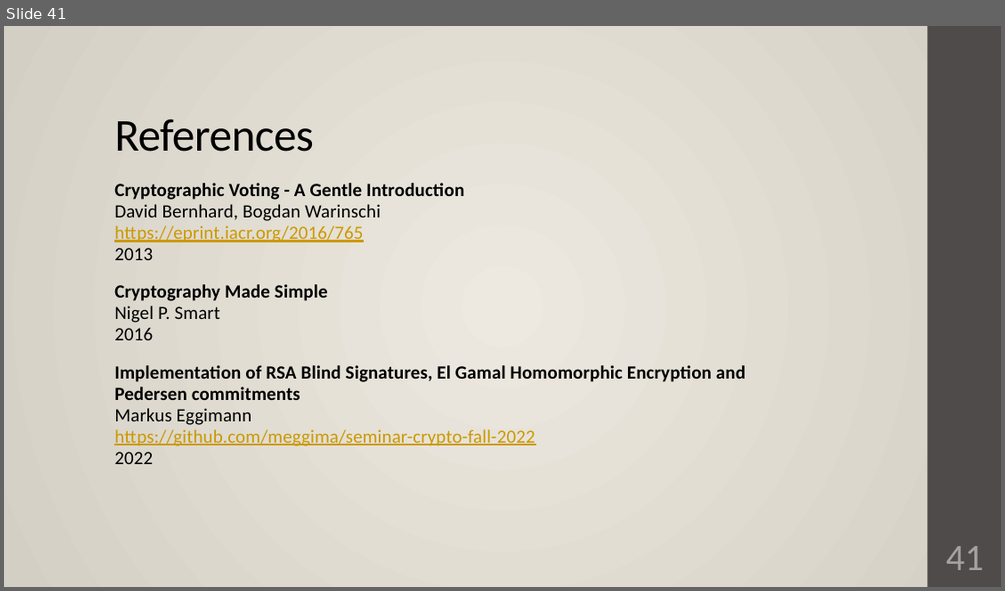
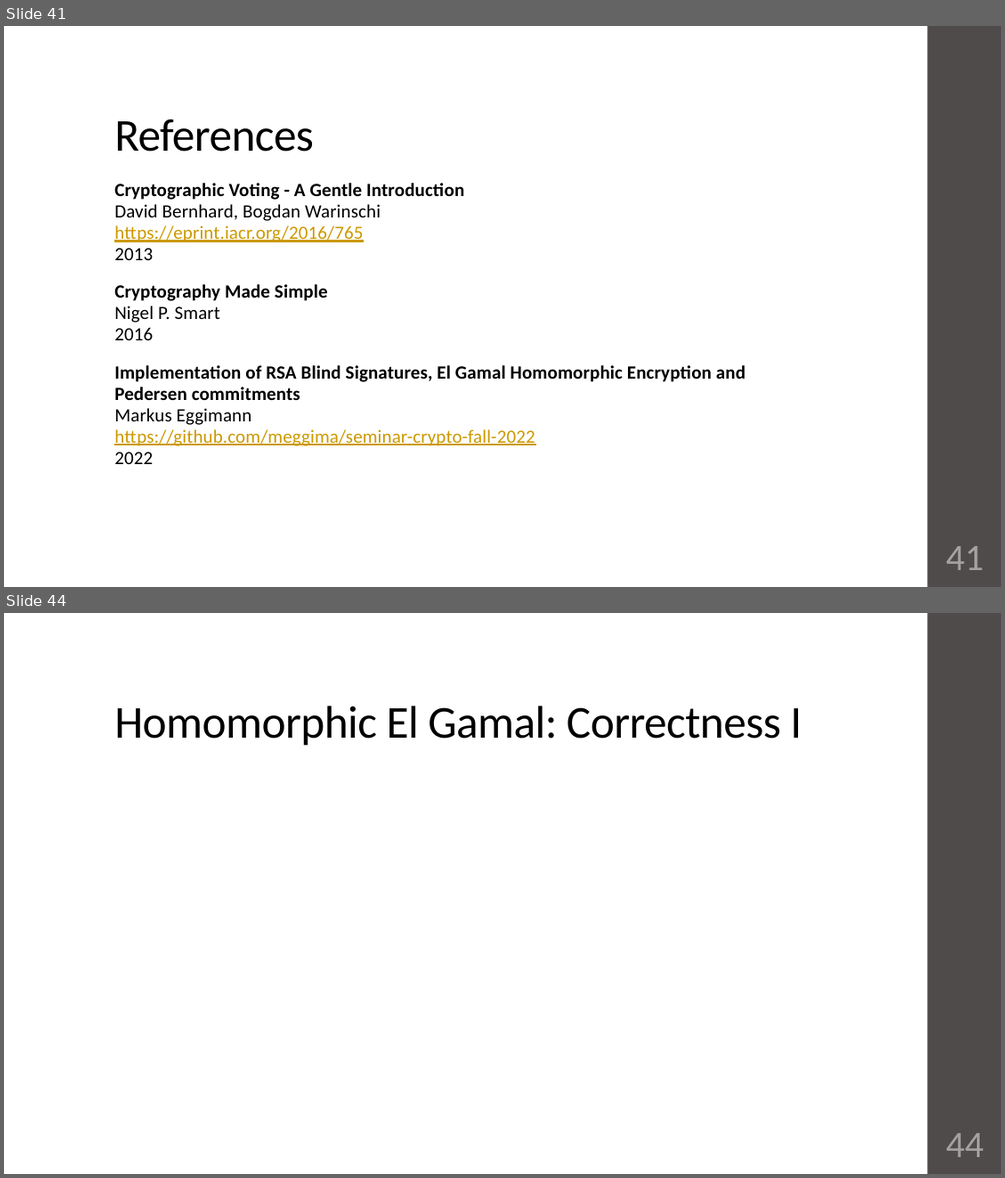
Before and after one commit to meggima/seminar-crypto-fall-2022, a slide deck: presentation/CryptographicPrimitives.pptx. Shown one above the other, each under a label of ours: slide 41 before the commit, slides 41 and 44 after it; the slides between them are not shown. The pictures are 1005x591 and 1005x1178 pixels, drawn with LibreOffice and Linux fonts; fonts in the diff are those of the drawing; grey boxes stand for pictures. Boxes give left, top, right and bottom in pixels: in the first picture for what was removed or moved away, otherwise in the second. Text is boxed around its words. In the diff, an @@ line names an element or a change of style, - is before the commit and + after.

```diff
--- a/presentation/CryptographicPrimitives.pptx
+++ b/presentation/CryptographicPrimitives.pptx
@@ slide 44 added at box(4, 613, 1001, 1174), background #FFFFFF; not listed: 1 template element that a slide beside it also shows @@
@@ title added at box(114, 706, 801, 746), 44 pt, text #000000 @@
+Homomorphic El Gamal: Correctness I
@@ page number added at box(946, 1133, 984, 1157), 36 pt, text #A6A1A1 @@
+44
@@ slide 41 changed as well @@
@@ background gradient #EDE9E0 to #D4CFC4 to #FFFFFF @@
```
Also in this commit, not shown: 40 other slides changed, 3 other slides added, 4 other files.
